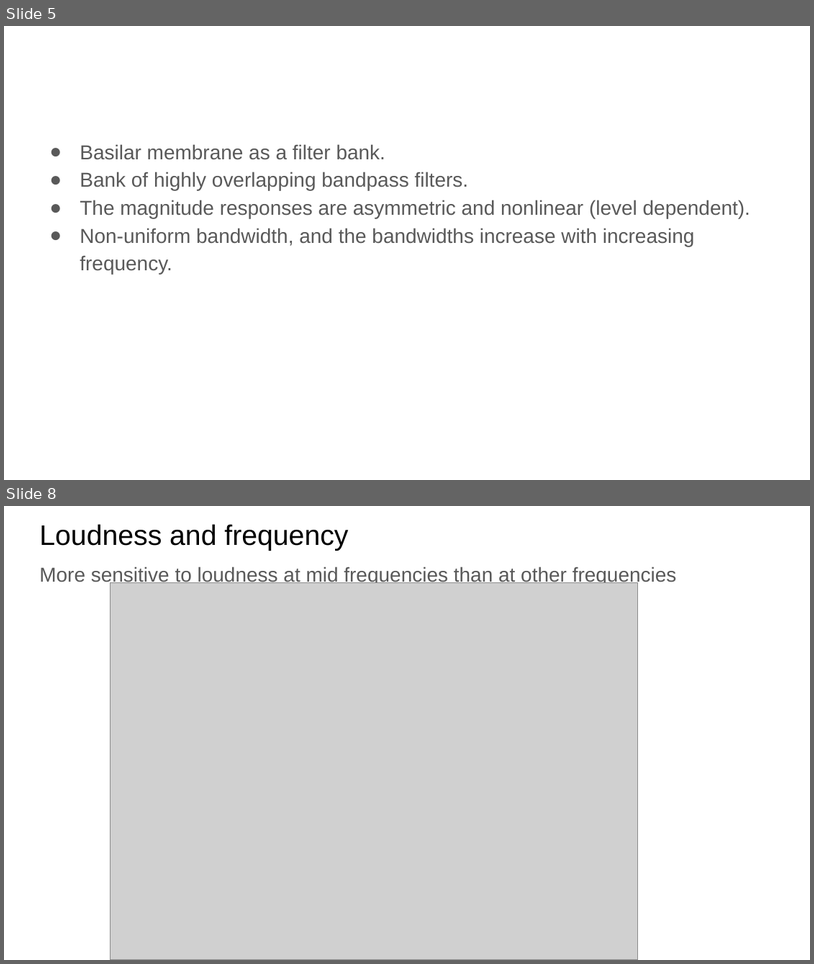
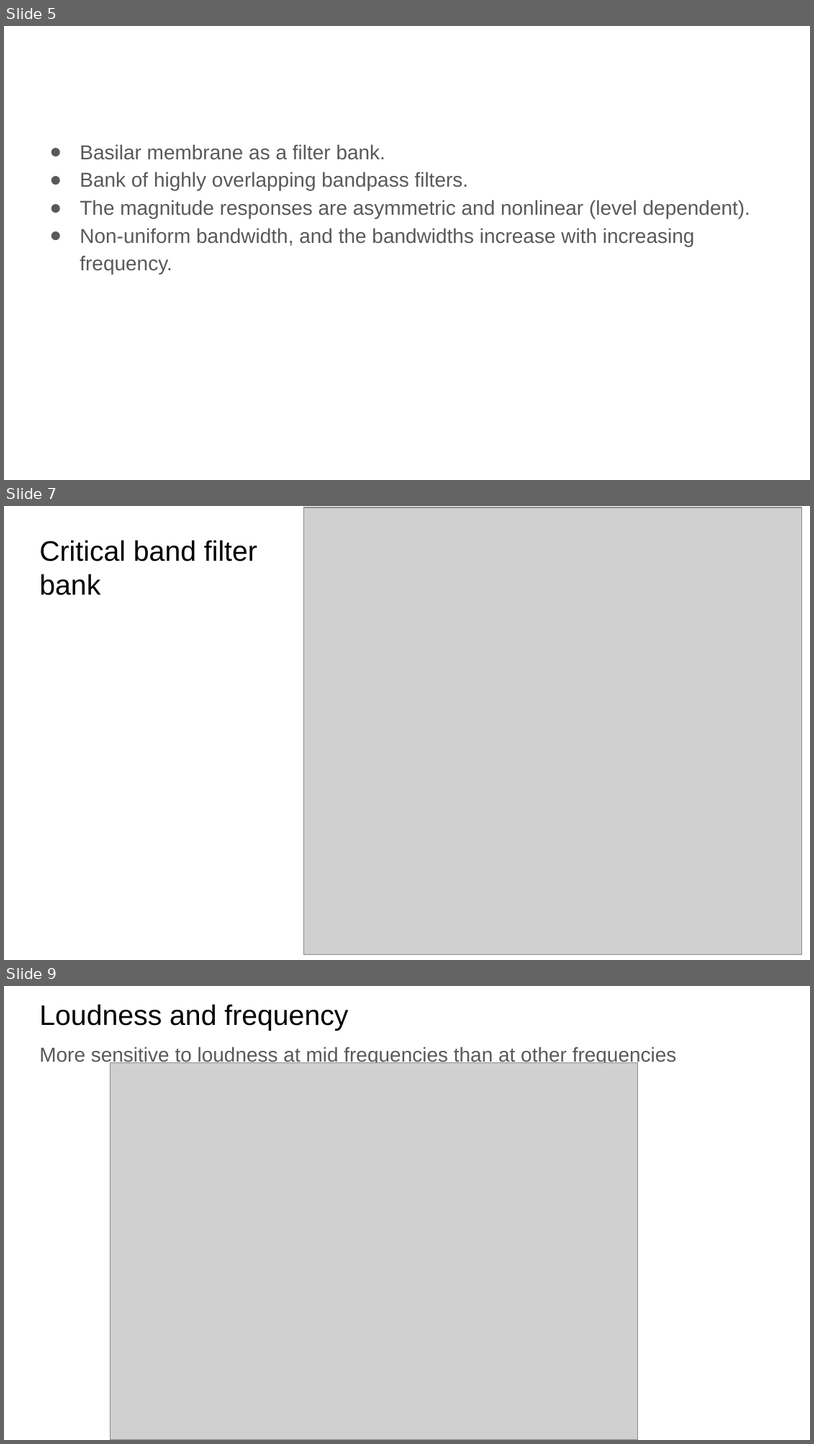
Before and after one commit to xserra/audio-coding-materials, a slide deck: lectures/4. Psychoacoustic principles.pptx. Shown one above the other, each under a label of ours: slides 5 and 8 before the commit, slides 5, 7 and 9 after it; the slides between them are not shown. The pictures are 814x964 and 814x1444 pixels, drawn with LibreOffice and Linux fonts; fonts in the diff are those of the drawing; grey boxes stand for pictures. Boxes give left, top, right and bottom in pixels: in the first picture for what was removed or moved away, otherwise in the second. Text is boxed around its words. In the diff, an @@ line names an element or a change of style, - is before the commit and + after.

```diff
--- a/lectures/4. Psychoacoustic principles.pptx
+++ b/lectures/4. Psychoacoustic principles.pptx
@@ slide 7 added at [4,506,810,960], background #FFFFFF @@
@@ picture added at [304,507,802,955] @@
@@ title added at [39,540,257,595], 25.2 pt, text #000000 @@
+Critical band filter bank
@@ what was slide 8 is now slide 9 @@
```
Also in this commit, not shown: 4 slides changed, 2 other slides added, 2 slides removed, 1 other file.
